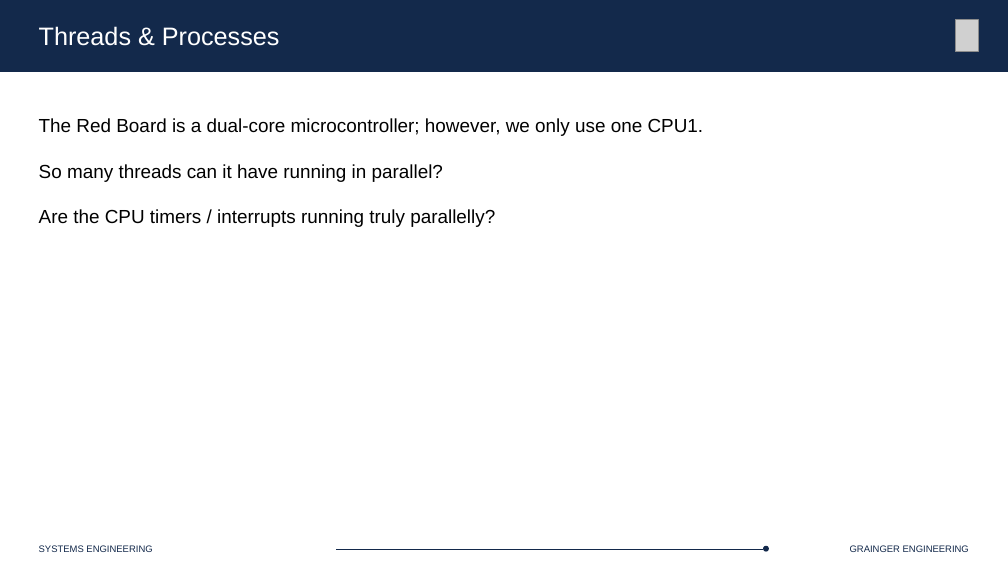
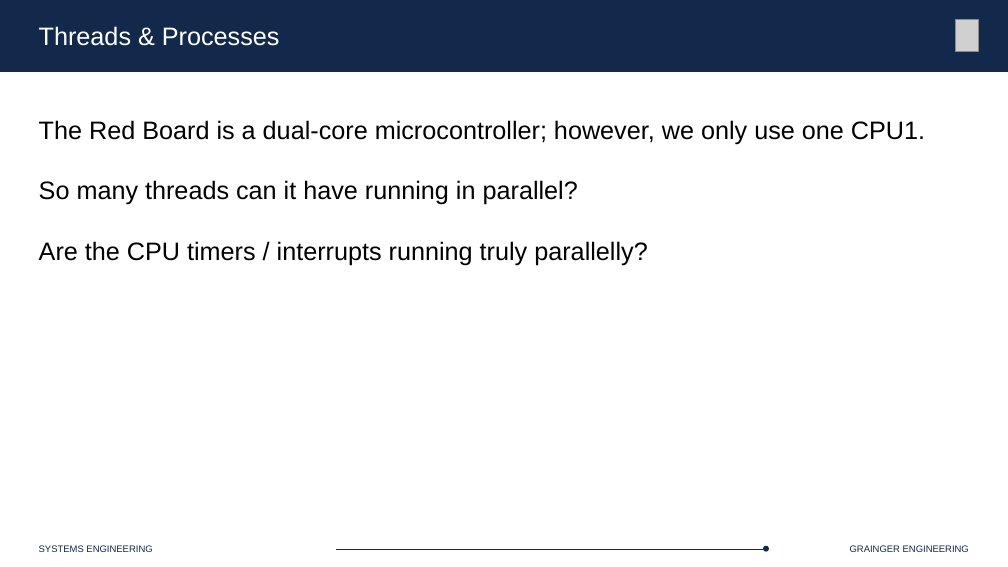
Before and after one commit to Marius-Juston/SE-423---Class-Material, a slide deck: slide 15 of Lectures/Slides/L13.pptx. Drawn at 1008x567 pixels with LibreOffice and Linux fonts; fonts in the diff are those of the drawing; grey boxes stand for pictures. Boxes give left, top, right and bottom in pixels: in the first picture for what was removed or moved away, otherwise in the second. Text is boxed around its words. In the diff, an @@ line names an element or a change of style, - is before the commit and + after.

```diff
--- a/Lectures/Slides/L13.pptx
+++ b/Lectures/Slides/L13.pptx
@@ text "The Red Board is a ..." at (x1=39, y1=120, x2=925, y2=265): size 18 to 24 pt @@
```
Also in this commit, not shown: 3 other slides changed, 1 other file.
